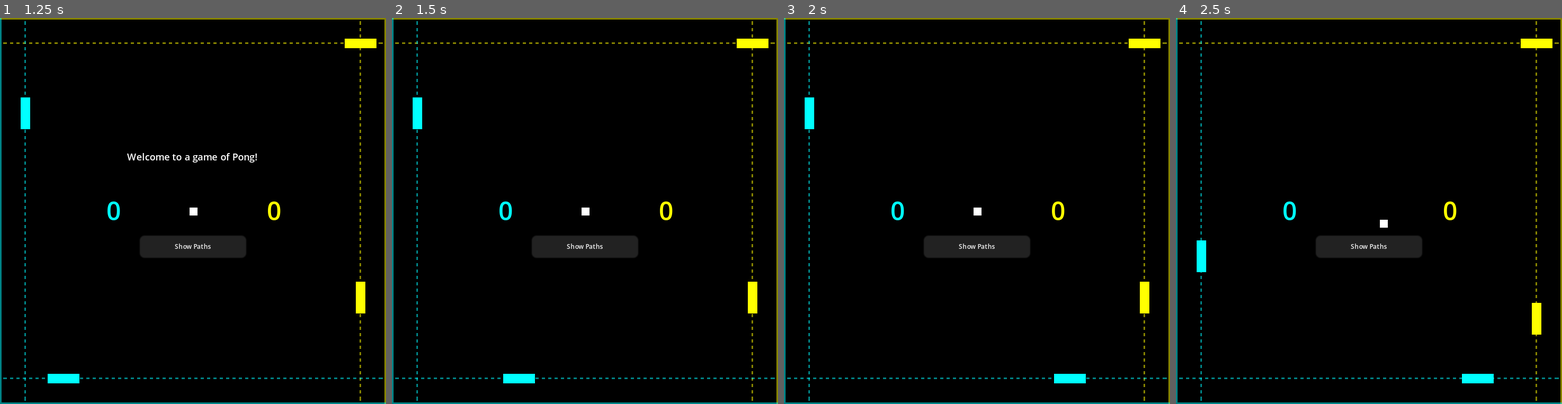
Above: before the commit, frames 1-4 (left to right).
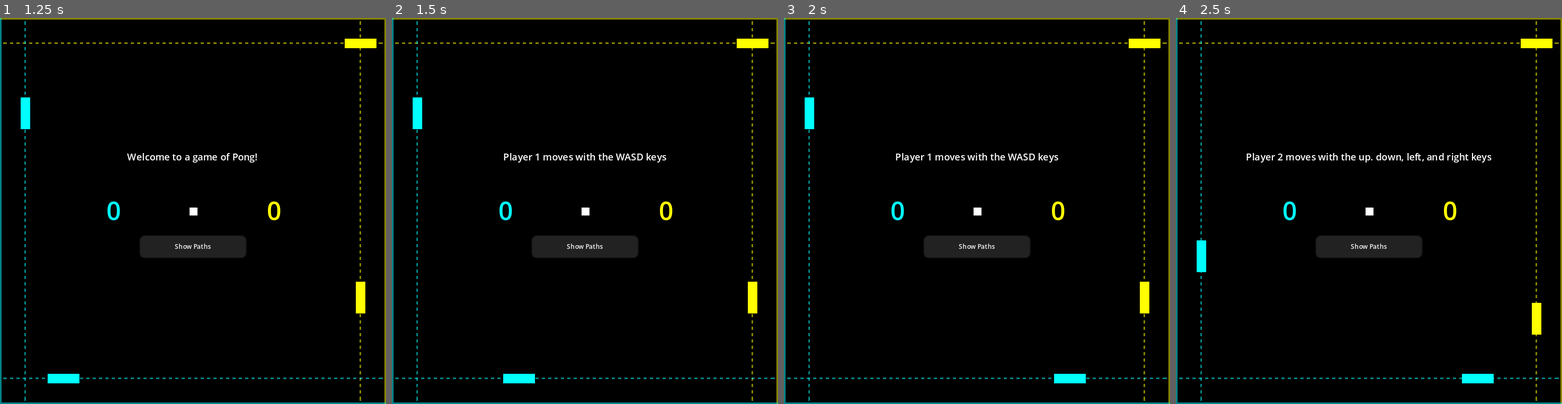
Above: after the commit, the same moments.

Repository: ska00/pong-twins
Game: Godot game, scene res://main.tscn
The game is run twice, just before and just after one commit, with the same random seed, the same clock (stepped at 60 frames per second) and the same inputs.
Inputs:
- Up to frame 1 (1.25 s): click "Show Paths" at 0.5 s
- Up to frame 2 (1.5 s): tap Enter (start) at 1.25, 1.35 s; hold D (player1_right) from 1.28 s (still down)
- Up to frame 3 (2 s): keep holding D (player1_right)
- Up to frame 4 (2.5 s): release D (player1_right) at 2.03 s; hold S (player1_down) from 2.03 s (still down); tap Down (player2_down) at 2.1 s; tap Enter (start) at 2.3 s

Frame 1 is identical in both runs. In frame 2, 0.3% of the frame differs, in the area x 28-72%, y 34-38%; in frame 3, 0.3%; in frame 4, 0.6%, in the area x 18-82%, y 34-55%.

Commit message:
added sounds and adjusted the game mechanics

Diff:
--- a/ball.gd
+++ b/ball.gd
@@ -4,22 +4,24 @@
 
 const SPEED_X = 75
 const SPEED_Y = 75
+const DEGREES_OFF = 15
+const SCALE = 1.05
 
+var ball_size
 var screen_size
-var ball_size
+var in_motion = false
 var velocity = Vector2.ZERO
-var in_motion = false
 
-# The _init function
-func _ready() -> void:
+
+func _ready():
+	ball_size = $CollisionShape2D.shape.get_rect().size
 	screen_size = get_viewport_rect().size
-	ball_size = $CollisionShape2D.shape.get_rect().size
 
 	# Position the ball at the center of the window
 	position = screen_size / 2
 
-# The _update function
-func _process(delta: float) -> void:
+
+func _process(delta: float):
 	position += velocity * delta
 
 
@@ -27,6 +29,7 @@
 func reset(pos = screen_size / 2):
 	position = pos
 	velocity = Vector2.ZERO
+
 
 # Start
 func start():
@@ -51,17 +54,46 @@
 		scored.emit("Player2")
 		reset(screen_size / 2 - Vector2(32, 0))
 
+
 func _on_area_entered(area: Area2D) -> void:
-	print(area.ID)
-	if area.ID == "V":
-		velocity.x = -velocity.x * 1.05
-		if velocity.y < 0:
-			velocity.y = -randi_range(10, 150)
+	# Play sound of paddle hitting ball
+	if area.PLAYER == 1:
+		$Player1Hit.play()
+	else:
+		$Player2Hit.play()
+
+	## For the vertical paddles
+	#if area.ID == "V":
+		#velocity.x = -velocity.x * 1.05
+		#velocity.y = sign(velocity.y) * randi_range(10, 150)
+	#
+	## For the horizontal paddles
+	#else:
+		#velocity.y = -velocity.y * 1.05
+		#velocity.x = sign(velocity.x) * randi_range(10, 150)
+
+
+	var degrees = randi_range(90, 125 + DEGREES_OFF) * (PI / 180)
+	# For the vertical paddles
+	if area.ID == "V" and area.PLAYER == 1:
+		if velocity.y > 0:
+			velocity = velocity.rotated(-degrees) * SCALE
 		else:
-			velocity.y = randi_range(10, 150)
+			velocity = velocity.rotated(degrees) * SCALE
+	elif area.ID == "V" and area.PLAYER == 2:
+		if velocity.y > 0:
+			velocity = velocity.rotated(degrees) * SCALE
+		else:
+			velocity = velocity.rotated(-degrees) * SCALE
+
+	elif area.ID == "H" and area.PLAYER == 1:
+		if velocity.x > 0:
+			velocity = velocity.rotated(-degrees) * SCALE
+		else:
+			velocity = velocity.rotated(degrees) * SCALE
+	# For the horizontal paddles
 	else:
-		velocity.y = -velocity.y * 1.05
-		if velocity.x < 0:
-			velocity.x = -randi_range(10, 150)
+		if velocity.x > 0:
+			velocity = velocity.rotated(degrees) * SCALE
 		else:
-			velocity.x = randi_range(10, 150)
+			velocity = velocity.rotated(-degrees) * SCALE
--- /dev/null
+++ b/default_bus_layout.tres
@@ -0,0 +1,32 @@
+[gd_resource type="AudioBusLayout" load_steps=4 format=3 uid="uid://dniv5b0r85sbr"]
+
+[sub_resource type="AudioEffectPanner" id="AudioEffectPanner_72g7d"]
+resource_name = "Panner"
+pan = 1.0
+
+[sub_resource type="AudioEffectDelay" id="AudioEffectDelay_fiyhl"]
+resource_name = "Delay"
+
+[sub_resource type="AudioEffectPanner" id="AudioEffectPanner_id4h0"]
+resource_name = "Panner"
+pan = -1.0
+
+[resource]
+bus/1/name = &"Right"
+bus/1/solo = false
+bus/1/mute = false
+bus/1/bypass_fx = false
+bus/1/volume_db = 0.0
+bus/1/send = &"Master"
+bus/1/effect/0/effect = SubResource("AudioEffectPanner_72g7d")
+bus/1/effect/0/enabled = true
+bus/1/effect/1/effect = SubResource("AudioEffectDelay_fiyhl")
+bus/1/effect/1/enabled = false
+bus/2/name = &"Left"
+bus/2/solo = false
+bus/2/mute = false
+bus/2/bypass_fx = false
+bus/2/volume_db = 0.0
+bus/2/send = &"Master"
+bus/2/effect/0/effect = SubResource("AudioEffectPanner_id4h0")
+bus/2/effect/0/enabled = true
--- a/main.gd
+++ b/main.gd
@@ -1,7 +1,7 @@
 extends Node
 
 var screen_size
-var game_state = "start"
+var game_state = "intro"
 var winner
 
 
@@ -45,6 +45,10 @@
 
 
 func scored(_winner: String):
+	if winner == "Player1":
+		$Player2Lose.play()
+	else:
+		$Player1Lose.play()
 	winner = _winner
 	$HUD.print_serve(winner)
 	game_state = "serve"
@@ -52,4 +56,5 @@
 
 func player_won(winner):
 	game_state = "done"
+	$WinningSound.play()
 	$Ball.hide()
--- a/main.tscn
+++ b/main.tscn
@@ -8,6 +8,11 @@
 [ext_resource type="PackedScene" uid="uid://dd28q4107lsgh" path="res://ball.tscn" id="5_0vuxy"]
 [ext_resource type="PackedScene" uid="uid://cnkv65m5rvoow" path="res://player2paddleH.tscn" id="6_a1fpn"]
 [ext_resource type="Script" path="res://path_lines.gd" id="8_b3waq"]
+[ext_resource type="AudioStream" uid="uid://yaml2luu2cl6" path="res://Sounds/player1lose.wav" id="10_5sud7"]
+[ext_resource type="AudioStream" uid="uid://b0f8u2r3hfl7e" path="res://Sounds/player1hit.wav" id="10_mebam"]
+[ext_resource type="AudioStream" uid="uid://crsgul01uq83k" path="res://Sounds/player2hit.wav" id="11_f0x2i"]
+[ext_resource type="AudioStream" uid="uid://cwfc0re7do0kv" path="res://Sounds/player2lose.wav" id="12_qmbrl"]
+[ext_resource type="AudioStream" uid="uid://u4cxjqa13sya" path="res://Sounds/winning.wav" id="13_xvvvp"]
 
 [sub_resource type="SystemFont" id="SystemFont_1x504"]
 font_names = PackedStringArray("M42_FLIGHT 721")
@@ -96,6 +101,27 @@
 [node name="Ball" parent="." instance=ExtResource("5_0vuxy")]
 position = Vector2(126, 111)
 
+[node name="Player2Hit" type="AudioStreamPlayer2D" parent="Ball"]
+position = Vector2(-126, -111)
+stream = ExtResource("11_f0x2i")
+bus = &"Right"
+
+[node name="Player1Hit" type="AudioStreamPlayer2D" parent="Ball"]
+position = Vector2(-126, -111)
+stream = ExtResource("10_mebam")
+bus = &"Left"
+
+[node name="Player1Lose" type="AudioStreamPlayer2D" parent="."]
+stream = ExtResource("10_5sud7")
+bus = &"Left"
+
+[node name="Player2Lose" type="AudioStreamPlayer2D" parent="."]
+stream = ExtResource("12_qmbrl")
+bus = &"Right"
+
+[node name="WinningSound" type="AudioStreamPlayer" parent="."]
+stream = ExtResource("13_xvvvp")
+
 [connection signal="pressed" from="ShowPathsButton" to="PaddlePathsDrawer" method="_on_show_paths_button_pressed"]
 [connection signal="player_won" from="HUD" to="." method="player_won"]
 [connection signal="player_won" from="HUD" to="HUD" method="_on_player_won"]
--- a/player1paddleH.gd
+++ b/player1paddleH.gd
@@ -2,6 +2,7 @@
 
 const SPEED = 200.0
 const ID = "H"
+const PLAYER = 1
 var screen_size
 var player_size
 
--- a/player1paddleV.gd
+++ b/player1paddleV.gd
@@ -2,6 +2,7 @@
 
 const SPEED = 200.0
 const ID = "V"
+const PLAYER = 1
 var screen_size
 var player_size
 
--- a/player2paddleH.gd
+++ b/player2paddleH.gd
@@ -2,6 +2,7 @@
 
 const SPEED = 200.0
 const ID = "H"
+const PLAYER = 2
 var screen_size
 var player_size
 
--- a/player2paddleV.gd
+++ b/player2paddleV.gd
@@ -2,6 +2,7 @@
 
 const SPEED = 200.0
 const ID = "V"
+const PLAYER = 2
 var screen_size
 var player_size
 
Binary file added: Pong Twins.png
Not shown, added: Pong Twins.png.import
Not shown, added: Sounds/player1hit.wav.import
Not shown, added: Sounds/player1lose.wav.import
Not shown, added: Sounds/player2hit.wav.import
Not shown, added: Sounds/player2lose.wav.import
Not shown, added: Sounds/winning.wav.import
Not shown, added: export_presets.cfg
Not shown: 1 places in main.tscn that only renumber resources
Not shown, added: Pong Twins.audio.worklet.js
Not shown, added: Pong Twins.html
Not shown, added: Pong Twins.js
(and 8 more such lines)
